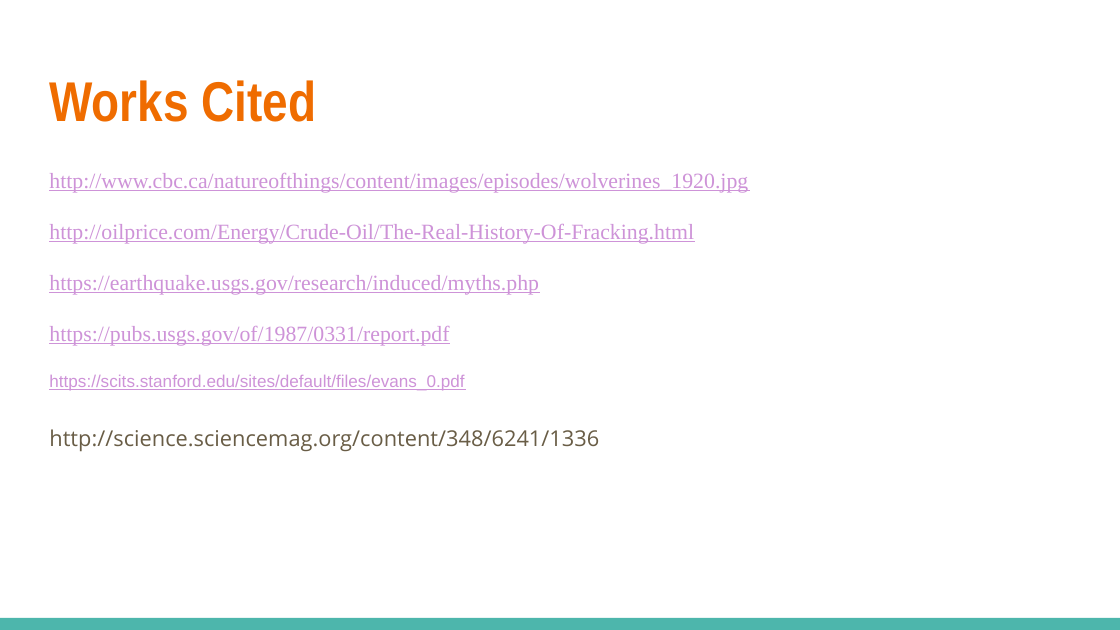
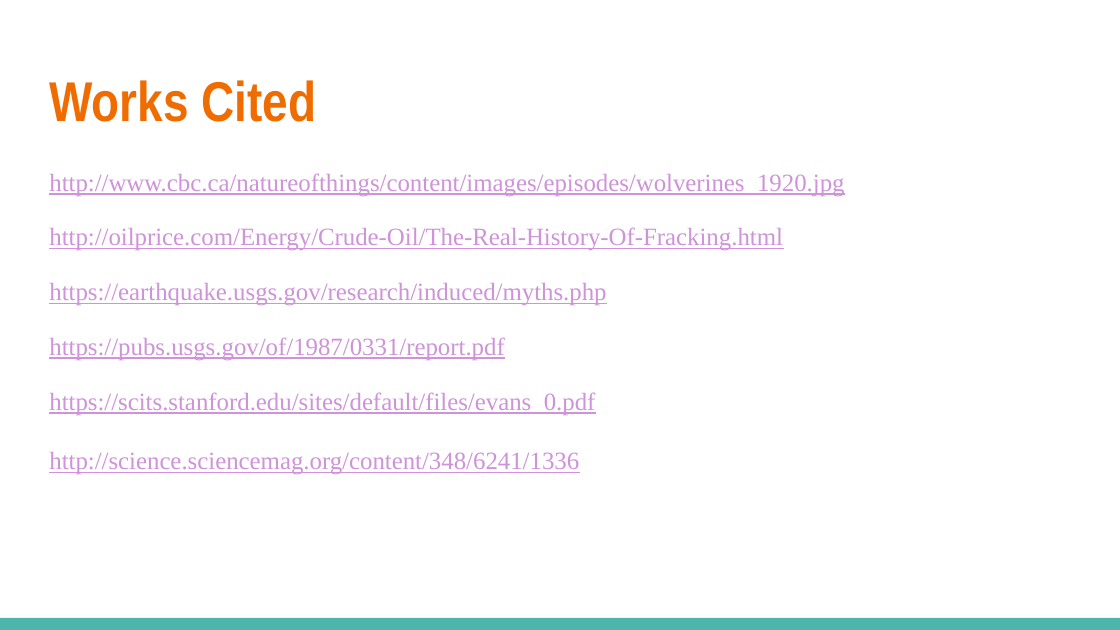
Before and after one commit to dillonthederp/Wolverines, a slide deck: slide 16 of Wolverines PowerPoint.pptx. Drawn at 1120x630 pixels with LibreOffice and Linux fonts; fonts in the diff are those of the drawing. Boxes give left, top, right and bottom in pixels: in the first picture for what was removed or moved away, otherwise in the second. Text is boxed around its words. In the diff, an @@ line names an element or a change of style, - is before the commit and + after.

Commit message:
Fixed formatting problems

```diff
--- a/Wolverines PowerPoint.pptx
+++ b/Wolverines PowerPoint.pptx
@@ text "http://www.cbc.ca/natureofthings/content/images/episodes/wol ..." at [49, 173, 844, 474]: size 14 to 16 pt in "http://www.cbc.ca/natureofthings/content/images/episodes/wol ...", "http://oilprice.com/Energy/Crude-Oil/The-Real-History-Of-Fra ...", "https://earthquake.usgs.gov/research/induced/myths.php", "https://pubs.usgs.gov/of/1987/0331/report.pdf" and 1 more places; size 11 to 16 pt, font Arial to Times New Roman in "https://scits.stanford.edu/sites/default/files/evans_0.pdf"; font Open Sans to Times New Roman, text colour #695D46 to #CE93D8, underline on in "http://science.sciencemag.org/content/348/6241/1336" @@
```
Also in this commit, not shown: 13 other slides changed.
